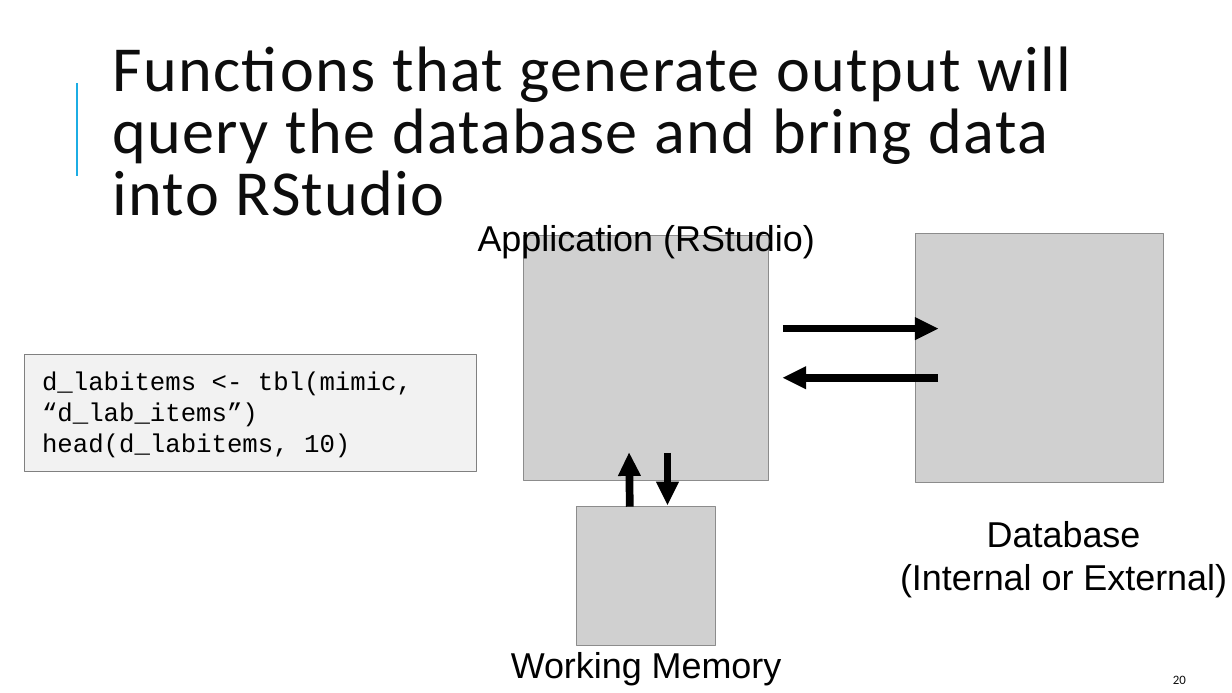
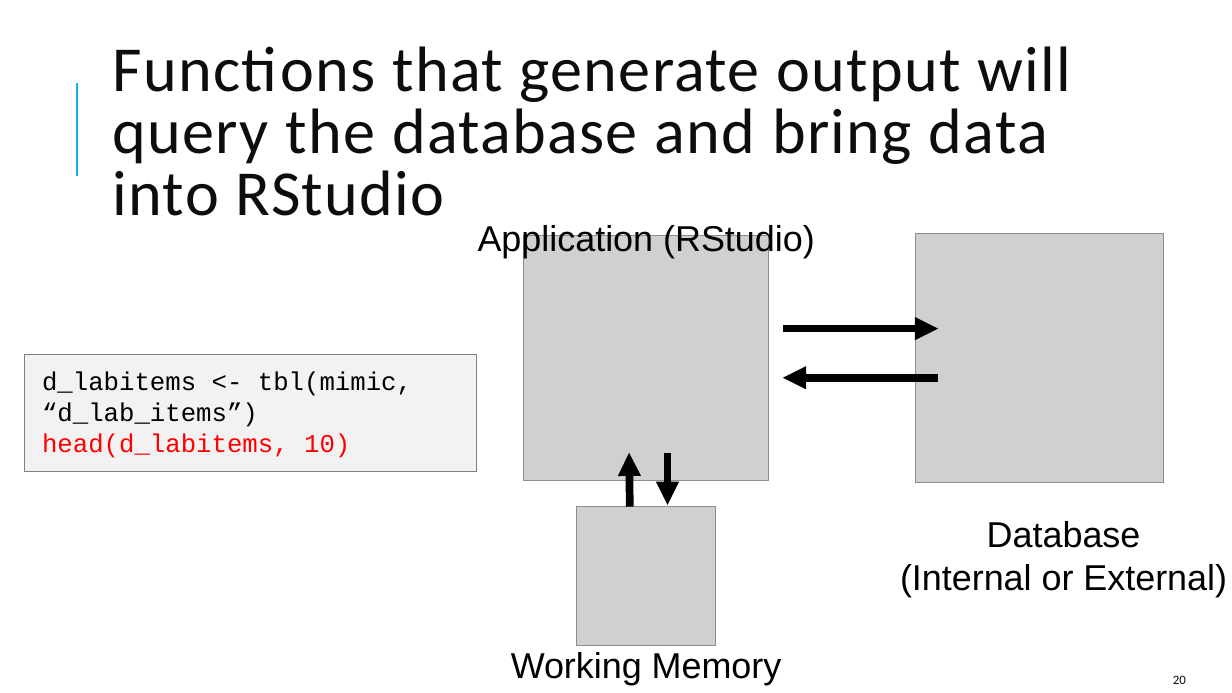
Before and after one commit to amromeo/api_r_int_db_24, a slide deck: slide 20 of presentations/02 - Databases with R.pptx. Drawn at 1232x693 pixels with LibreOffice and Linux fonts; fonts in the diff are those of the drawing; grey boxes stand for pictures. Boxes give left, top, right and bottom in pixels: in the first picture for what was removed or moved away, otherwise in the second. Text is boxed around its words. In the diff, an @@ line names an element or a change of style, - is before the commit and + after.

```diff
--- a/presentations/02 - Databases with R.pptx
+++ b/presentations/02 - Databases with R.pptx
@@ text at (x1=42, y1=433, x2=350, y2=458): text colour #000000 to #FF0000 in "head(d_labitems, 10)" @@
```
Also in this commit, not shown: 8 other slides changed.
